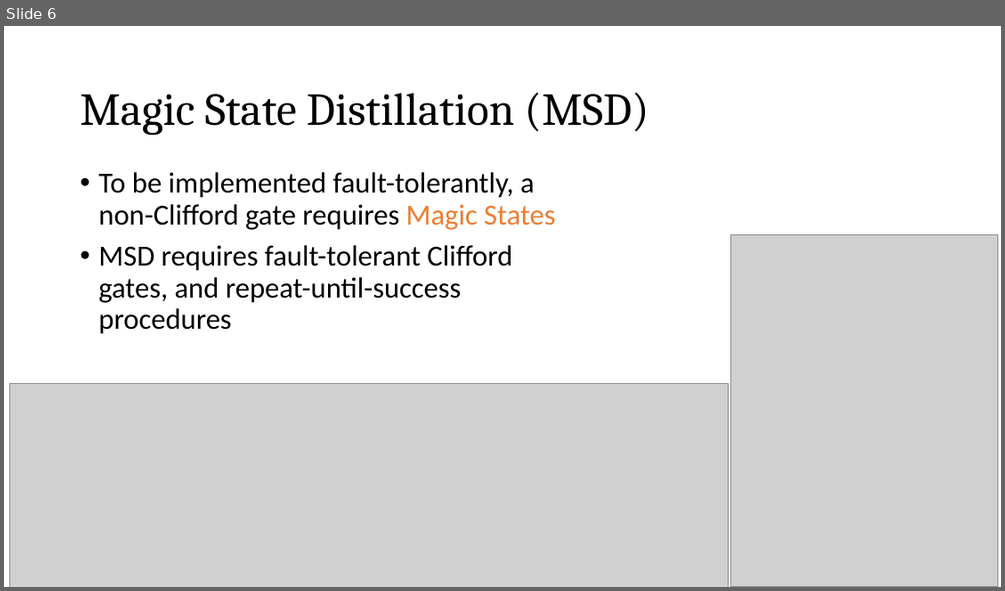
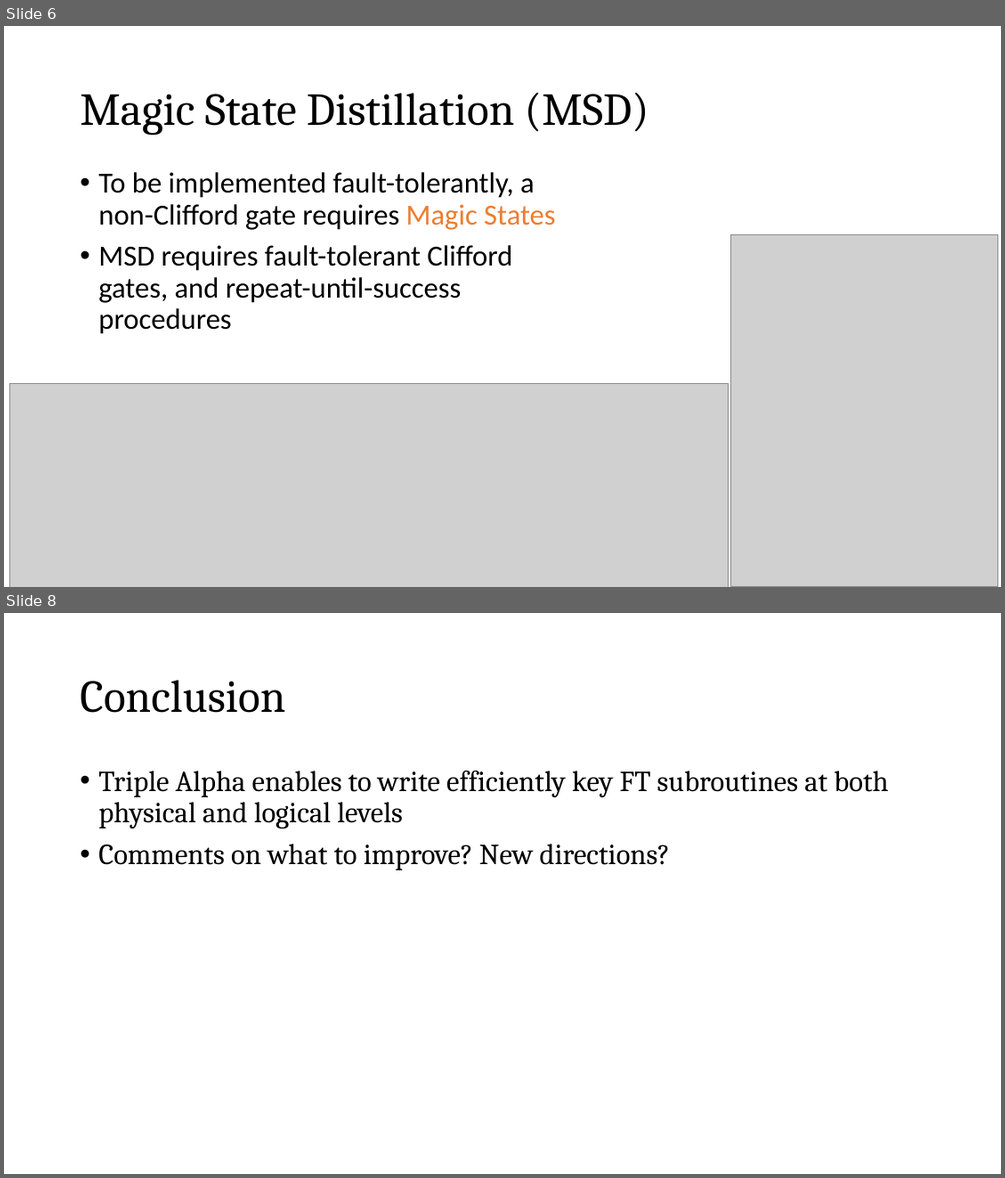
Before and after one commit to Alban999/Horizon_Quantum_Hackaton, a slide deck: Presentation.pptx. Shown one above the other, each under a label of ours: slide 6 before the commit, slides 6 and 8 after it; the slides between them are not shown. The pictures are 1005x591 and 1005x1178 pixels, drawn with LibreOffice and Linux fonts; fonts in the diff are those of the drawing; grey boxes stand for pictures. Boxes give left, top, right and bottom in pixels: in the first picture for what was removed or moved away, otherwise in the second. Text is boxed around its words. In the diff, an @@ line names an element or a change of style, - is before the commit and + after.

Commit message:
Updated presentation

```diff
--- a/Presentation.pptx
+++ b/Presentation.pptx
@@ slide 8 added at <box>4,613,1001,1174</box>, background #FFFFFF @@
@@ title added at <box>80,680,285,713</box>, 44 pt, text #000000 @@
+Conclusion
@@ text added at <box>98,771,888,870</box>, 28 pt, text #000000 @@
+• Triple Alpha enables to write efficiently key FT subroutines at both physical and logical levels
+• Comments on what to improve? New directions?
```
Also in this commit, not shown: 1 other slide added.
